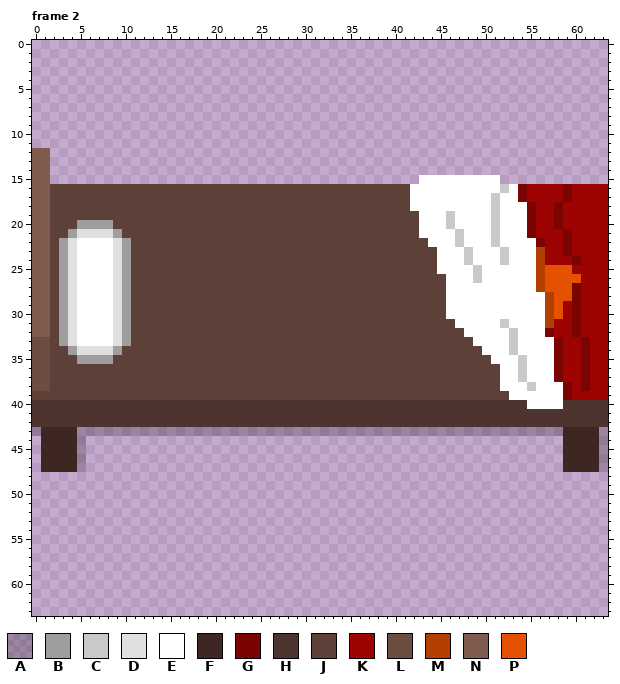
File history of a pixel-art file, GameData/图片素材/build_item_2x2.aseprite. That is the earlier state.
64x64 pixels, 12 frames. Colours within 5 levels of each other are drawn and written as one. Shown: frame 2. The commit also changed other frames, which this record leaves out.
Visible layers, top first: "bed_sheets_noclean", "bed_bar", "bed_pillow", "bed_base".
Palette (. is transparent): A #00000036  B #9e9e9e  C #c9c9c9  D #e0e0e0  E #ffffff  F #3e2723  G #7a0401  H #4e342e  J #5d4037  K #9d0401  L #6d4c41  M #b33f00  N #805c50  P #e65100
Pixels before, frame 2 (only the part around the change), first column x 16:
 9 ................................................
10 ................................................
11 ................................................
12 ................................................
13 ................................................
14 ................................................
15 ...........................EEEEEEEEE............
16 JJJJJJJJJJJJJJJJJJJJJJJJJJEEEEEEEEEECEGKKKKGKKKK
17 JJJJJJJJJJJJJJJJJJJJJJJJJJEEEEEEEEECEEGKKKKGKKKK
18 JJJJJJJJJJJJJJJJJJJJJJJJJJEEEEEEEEECEEEGKKGKKKKK
19 JJJJJJJJJJJJJJJJJJJJJJJJJJJEEECEEEECEEEGKKGKKKKK
20 JJJJJJJJJJJJJJJJJJJJJJJJJJJEEECEEEECEEEGKKGKKKKK
21 JJJJJJJJJJJJJJJJJJJJJJJJJJJEEEECEEECEEEGKKKGKKKK
22 JJJJJJJJJJJJJJJJJJJJJJJJJJJJEEECEEECEEEEGKKGKKKK
23 JJJJJJJJJJJJJJJJJJJJJJJJJJJJJEEECEEECEEEMKKGKKKK
24 JJJJJJJJJJJJJJJJJJJJJJJJJJJJJEEECEEECEEEMKKKGKKK
25 JJJJJJJJJJJJJJJJJJJJJJJJJJJJJEEEECEEEEEEMPPPKKKK
26 JJJJJJJJJJJJJJJJJJJJJJJJJJJJJJEEECEEEEEEMPPPPKKK
27 JJJJJJJJJJJJJJJJJJJJJJJJJJJJJJEEEEEEEEEEMPPPGKKK
28 JJJJJJJJJJJJJJJJJJJJJJJJJJJJJJEEEEEEEEEEEMPPGKKK
29 JJJJJJJJJJJJJJJJJJJJJJJJJJJJJJEEEEEEEEEEEMPKGKKK
30 JJJJJJJJJJJJJJJJJJJJJJJJJJJJJJEEEEEEEEEEEMPKGKKK
31 JJJJJJJJJJJJJJJJJJJJJJJJJJJJJJJEEEEECEEEEMKKGKKK
32 JJJJJJJJJJJJJJJJJJJJJJJJJJJJJJJJEEEEECEEEGKKGKKK
33 JJJJJJJJJJJJJJJJJJJJJJJJJJJJJJJJJEEEECEEEEGKKGKK
34 JJJJJJJJJJJJJJJJJJJJJJJJJJJJJJJJJJEEECEEEEGKKGKK
35 JJJJJJJJJJJJJJJJJJJJJJJJJJJJJJJJJJJEEECEEEGKKGKK
36 JJJJJJJJJJJJJJJJJJJJJJJJJJJJJJJJJJJJEECEEEGKKGKK
37 JJJJJJJJJJJJJJJJJJJJJJJJJJJJJJJJJJJJEECEEEGKKGKK
38 JJJJJJJJJJJJJJJJJJJJJJJJJJJJJJJJJJJJEEECEEEGKGKK
39 JJJJJJJJJJJJJJJJJJJJJJJJJJJJJJJJJJJJJEEEEEEGKKKK
40 HHHHHHHHHHHHHHHHHHHHHHHHHHHHHHHHHHHHHHHEEEEHHHHH
41 HHHHHHHHHHHHHHHHHHHHHHHHHHHHHHHHHHHHHHHHHHHHHHHH
42 HHHHHHHHHHHHHHHHHHHHHHHHHHHHHHHHHHHHHHHHHHHHHHHH
43 AAAAAAAAAAAAAAAAAAAAAAAAAAAAAAAAAAAAAAAAAAAFFFFA
44 ...........................................FFFFA
45 ...........................................FFFFA
46 ...........................................FFFFA
47 ...........................................FFFFA
And afterwards:
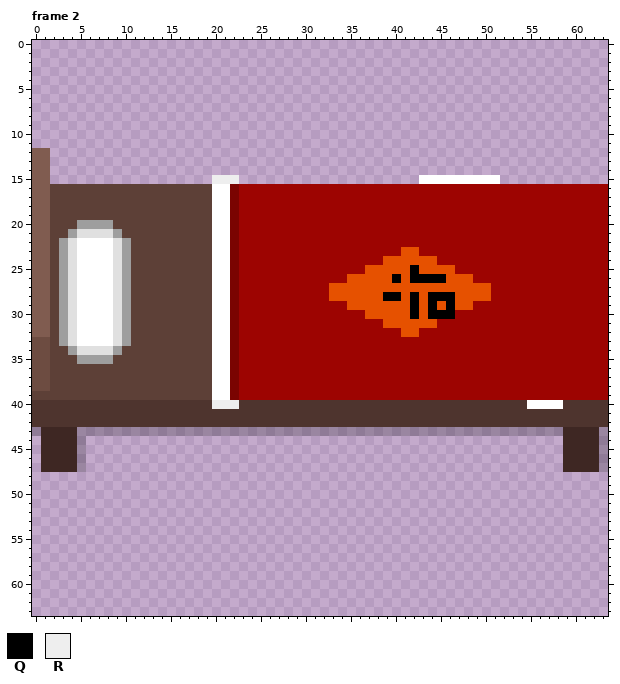
Colours new in this view: Q #000000  R #eeeeee
Edits made:
layer "bed_sheets_clean" now shown
Changed rows in their new state; - is an unchanged pixel.
Frame 2, layer "bed_sheets_clean":
first column x 20:
15 RRR---------------------------------------
16 EEGKKKKKKKKKKKKKKKKKKKKKKKKKKKKKKKK----K--
17 EEGKKKKKKKKKKKKKKKKKKKKKKKKKKKKKKKK----K--
18 EEGKKKKKKKKKKKKKKKKKKKKKKKKKKKKKKKKK--K---
19 EEGKKKKKKKKKKKKKKKKKKKKKKKKKKKKKKKKK--K---
20 EEGKKKKKKKKKKKKKKKKKKKKKKKKKKKKKKKKK--K---
21 EEGKKKKKKKKKKKKKKKKKKKKKKKKKKKKKKKKK---K--
22 EEGKKKKKKKKKKKKKKKKKKKKKKKKKKKKKKKKKK--K--
23 EEGKKKKKKKKKKKKKKKKKKPPKKKKKKKKKKKKKK--K--
24 EEGKKKKKKKKKKKKKKKKPPPPPPKKKKKKKKKKKK---K-
25 EEGKKKKKKKKKKKKKKPPPPPQPPPPKKKKKKKKKKKKK--
26 EEGKKKKKKKKKKKKPPPPPQPQQQQPPPKKKKKKKKKKKK-
27 EEGKKKKKKKKKKPPPPPPPPPPPPPPPPPPKKKKKKKKKK-
28 EEGKKKKKKKKKKPPPPPPQQPQPQQQPPPPKKKKKKKKKK-
29 EEGKKKKKKKKKKKKPPPPPPPQPQPQPPKKKKKKKKKK-K-
30 EEGKKKKKKKKKKKKKKPPPPPQPQQQKKKKKKKKKKKK-K-
31 EEGKKKKKKKKKKKKKKKKPPPPPPKKKKKKKKKKKKK--K-
32 EEGKKKKKKKKKKKKKKKKKKPPKKKKKKKKKKKKKKK--K-
33 EEGKKKKKKKKKKKKKKKKKKKKKKKKKKKKKKKKKKKK--K
34 EEGKKKKKKKKKKKKKKKKKKKKKKKKKKKKKKKKKKKK--K
35 EEGKKKKKKKKKKKKKKKKKKKKKKKKKKKKKKKKKKKK--K
36 EEGKKKKKKKKKKKKKKKKKKKKKKKKKKKKKKKKKKKK--K
37 EEGKKKKKKKKKKKKKKKKKKKKKKKKKKKKKKKKKKKK--K
38 EEGKKKKKKKKKKKKKKKKKKKKKKKKKKKKKKKKKKKKK-K
39 EEGKKKKKKKKKKKKKKKKKKKKKKKKKKKKKKKKKKKKK--
40 RRR---------------------------------------
